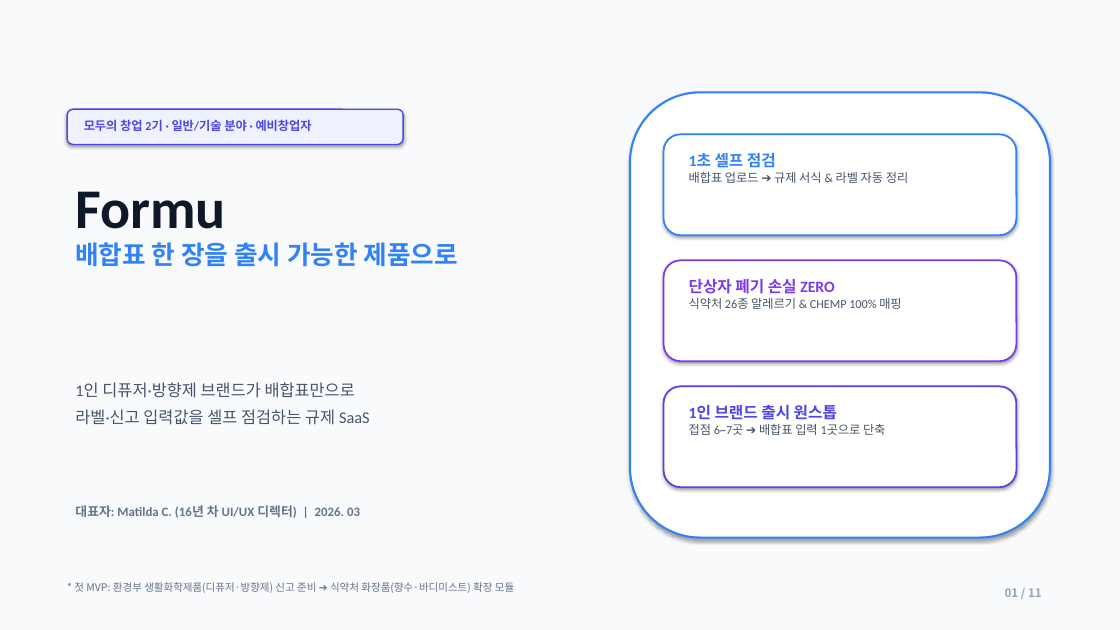
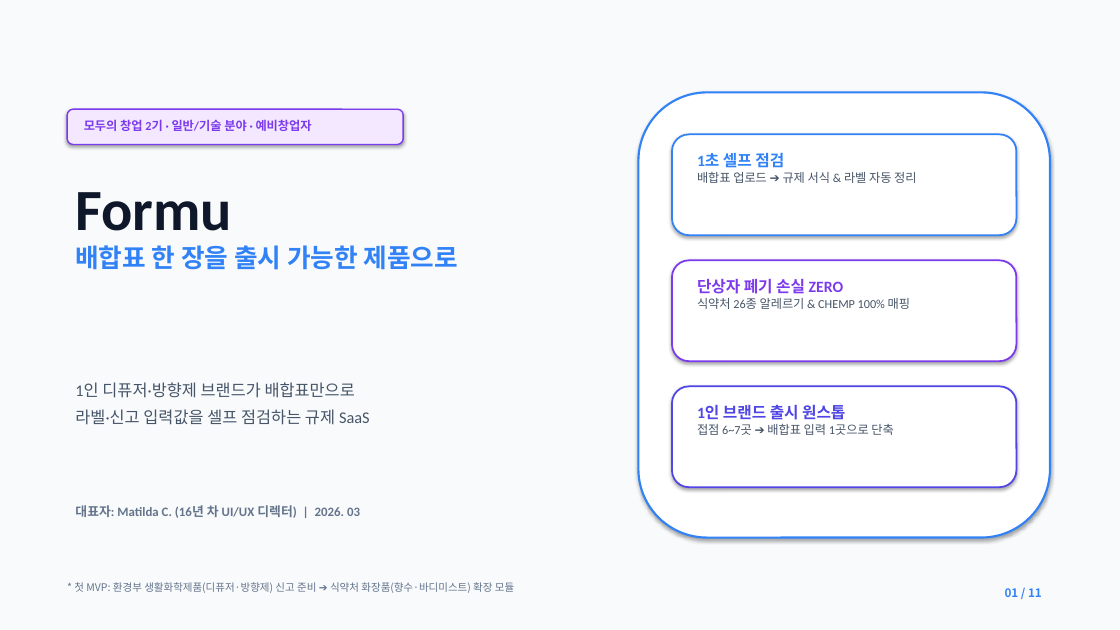
Before and after one commit to lita-lilith16/formu-landing, a slide deck: slide 1 of public/formu_pitch_deck.pptx. Drawn at 1120x630 pixels with LibreOffice and Linux fonts; fonts in the diff are those of the drawing. Boxes give left, top, right and bottom in pixels: in the first picture for what was removed or moved away, otherwise in the second. Text is boxed around its words. In the diff, an @@ line names an element or a change of style, - is before the commit and + after.

```diff
--- a/public/formu_pitch_deck.pptx
+++ b/public/formu_pitch_deck.pptx
@@ rounded rectangle at box(67, 109, 403, 145): fill #EEF2FF to #F3E8FF; outline #4F46E5 1.2 pt to #7C3AED 1.2 pt @@
@@ text "모두의 창업 2기 · 일반/기술 ..." at box(84, 119, 312, 131): text colour #4F46E5 to #7C3AED @@
@@ rounded rectangle: place and size @@
-rounded rectangle at box(630, 92, 1050, 538)
+rounded rectangle at box(639, 92, 1050, 538)
@@ rounded rectangle: place and size @@
-rounded rectangle at box(664, 134, 1017, 235)
+rounded rectangle at box(672, 134, 1017, 235)
@@ text "1초 셀프 점검": place and size @@
-text "1초 셀프 점검" at box(689, 153, 908, 183)
+text "1초 셀프 점검" at box(697, 153, 916, 183)
@@ text at box(75, 192, 232, 231): size 48 to 50 pt in "Formu" @@
@@ rounded rectangle: place and size @@
-rounded rectangle at box(664, 260, 1017, 361)
+rounded rectangle at box(672, 260, 1017, 361)
@@ text "단상자 폐기 손실 ZERO": place and size @@
-text "단상자 폐기 손실 ZERO" at box(689, 279, 901, 309)
+text "단상자 폐기 손실 ZERO" at box(697, 279, 910, 309)
@@ rounded rectangle: place and size @@
-rounded rectangle at box(664, 386, 1017, 487)
+rounded rectangle at box(672, 386, 1017, 487)
@@ text "1인 브랜드 출시 원스톱": place and size @@
-text "1인 브랜드 출시 원스톱" at box(689, 405, 885, 435)
+text "1인 브랜드 출시 원스톱" at box(697, 405, 893, 435)
@@ text "01 / 11" at box(1005, 588, 1042, 597): text colour #94A3B8 to #3182F6 @@
```
Also in this commit, not shown: 10 other slides changed, 1 other file.
